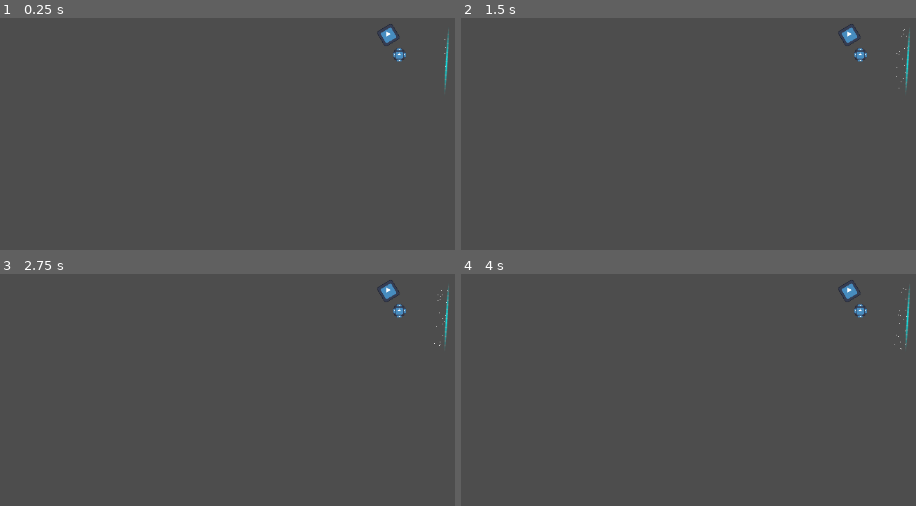
Above: before the commit, frames 1-4 (two rows, left to right).
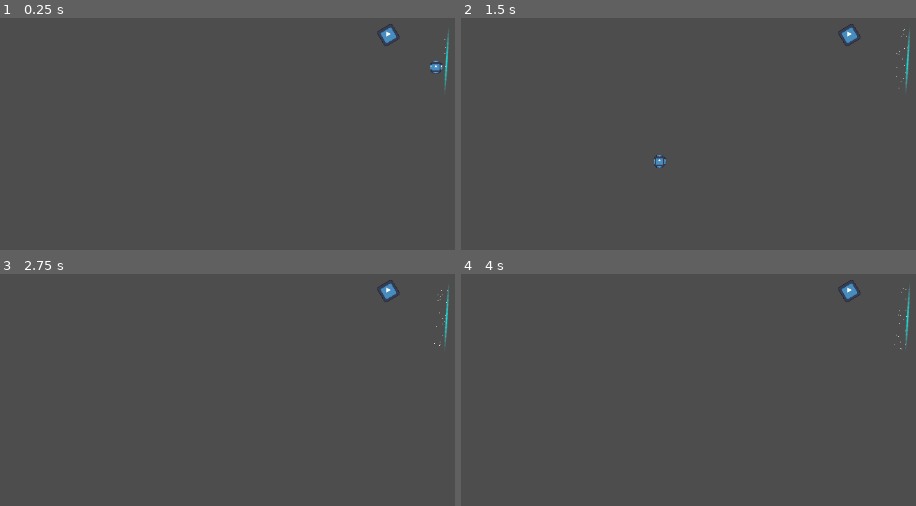
Above: after the commit, the same moments.

Repository: sparkworm/Jameplay2025
Game: Godot game, scene res://scenes/levels/test_level.tscn
Same seed, same stepped clock (60 frames per second), same inputs: the game is played once before the commit and once after it. This scene is started directly instead of the project's main scene. The engine's default icon, where the game draws it, is replaced by a stand-in: a white triangle on a blue panel in a dark square.
Inputs:
- Up to frame 1 (0.25 s): no input
- Up to frame 2 (1.5 s): tap Enter at 0.5 s
- Up to frame 3 (2.75 s): tap Space at 2 s
- Up to frame 4 (4 s): tap Enter at 2.75 s; tap Space at 3.5 s

The runs differ from the first frame. In frame 1, 0.2% of the frame differs, in the area x 86-98%, y 12-24%; in frame 2, 0.2%; in frame 3, 0.1%; in frame 4, 0.1%.

Commit message:
Added some stuff to parent Level

Diff:
--- a/scenes/parent/level.tscn
+++ b/scenes/parent/level.tscn
@@ -1,6 +1,11 @@
-[gd_scene load_steps=2 format=3 uid="uid://pctjl8fyl8tl"]
+[gd_scene load_steps=3 format=3 uid="uid://pctjl8fyl8tl"]
 
 [ext_resource type="Script" path="res://scenes/parent/level.gd" id="1_8rtop"]
+[ext_resource type="PackedScene" uid="uid://81jofg5uucy4" path="res://scenes/actors/ball.tscn" id="2_kc4jg"]
 
 [node name="Level" type="Node2D"]
 script = ExtResource("1_8rtop")
+
+[node name="Ball" parent="." instance=ExtResource("2_kc4jg")]
+
+[node name="Tiles" type="TileMapLayer" parent="."]
